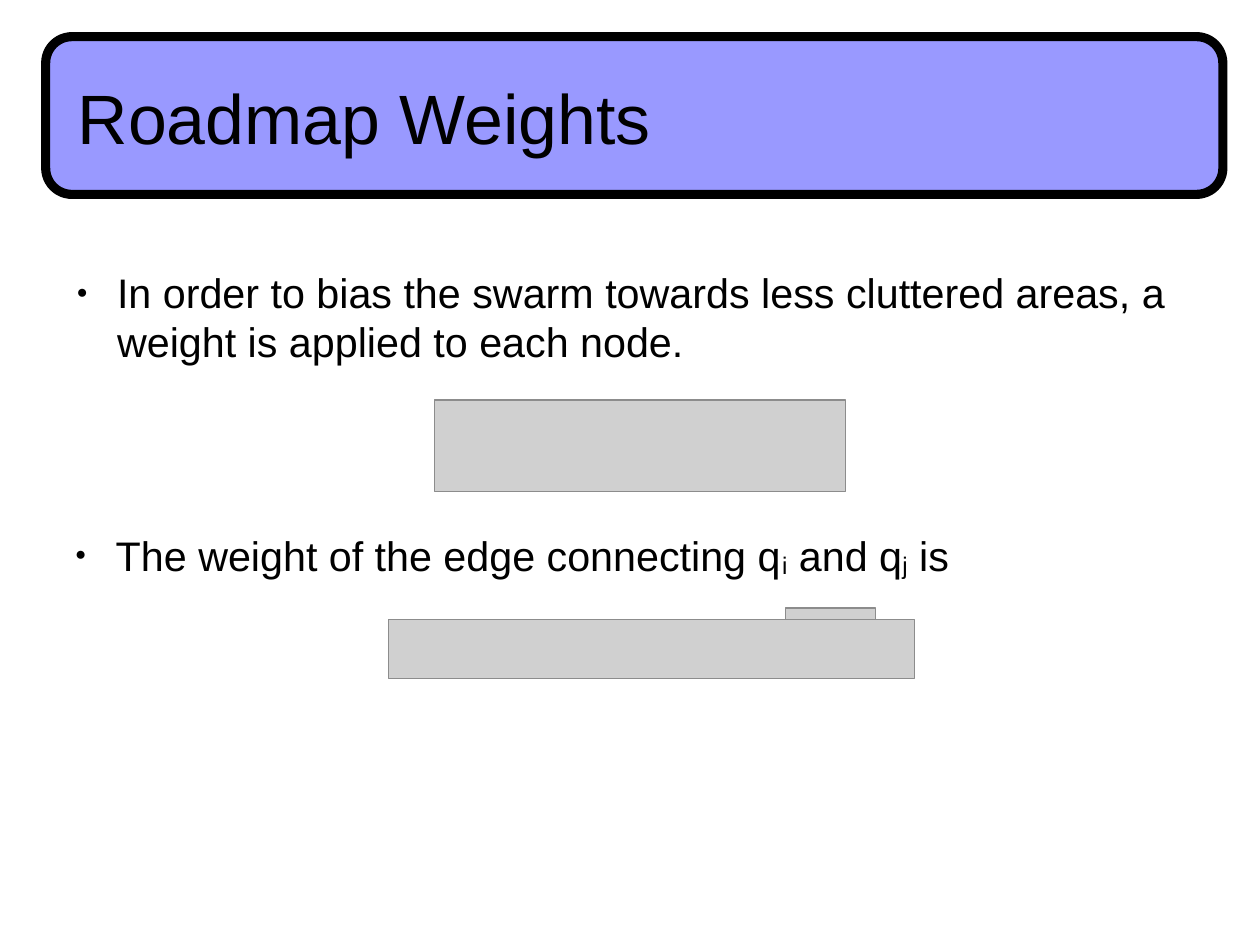
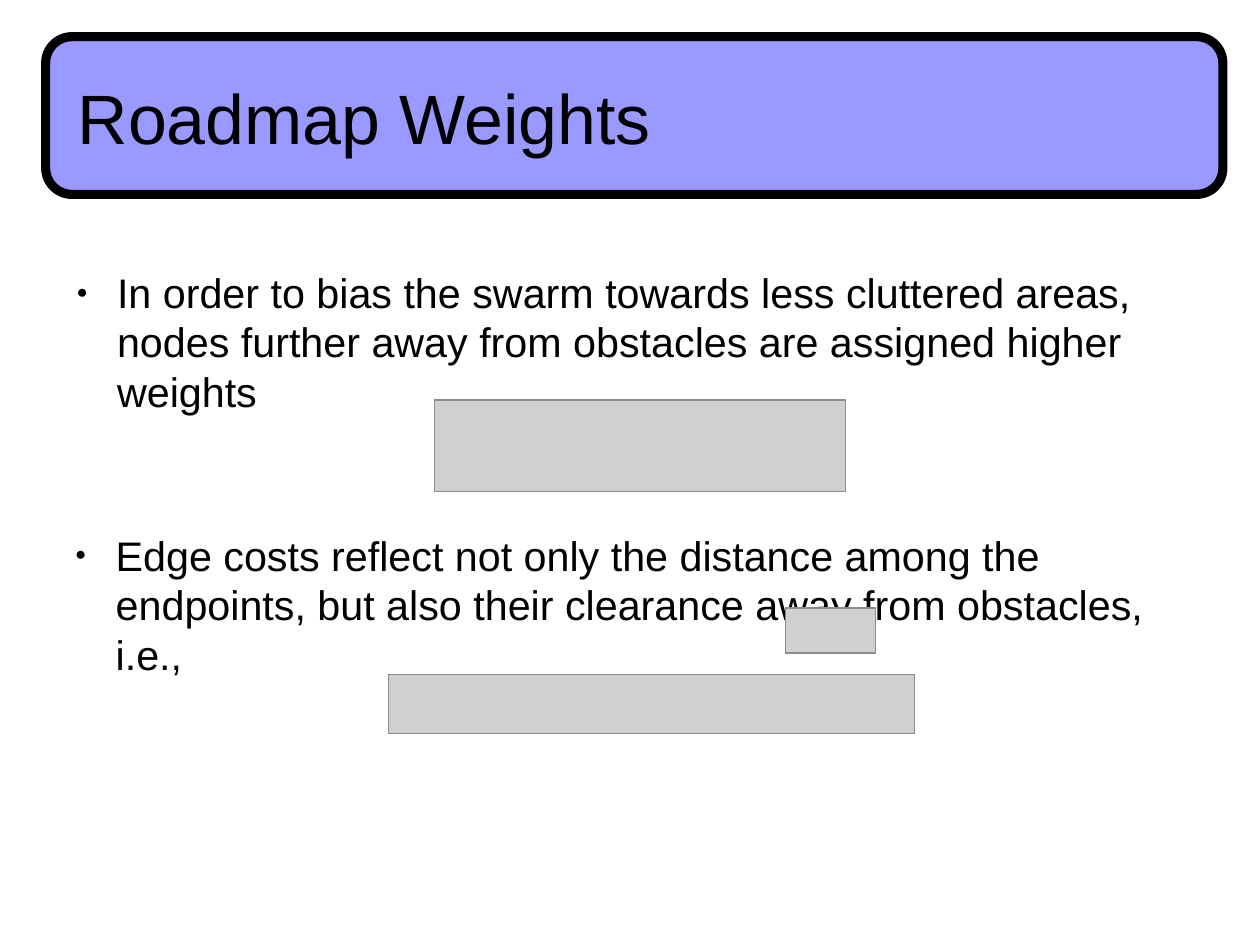
Before and after one commit to a20r/CRoPS, a slide deck: slide 11 of presentation/TalkTAROS2013.odp (slide 6 before the commit). Drawn at 1260x945 pixels with LibreOffice and Linux fonts; fonts in the diff are those of the drawing; grey boxes stand for pictures. Boxes give left, top, right and bottom in pixels: in the first picture for what was removed or moved away, otherwise in the second. Text is boxed around its words. In the diff, an @@ line names an element or a change of style, - is before the commit and + after.

```diff
--- a/presentation/TalkTAROS2013.odp
+++ b/presentation/TalkTAROS2013.odp
@@ text at (117,278,1131,415): text changed @@
-● In order to bias the swarm towards less cluttered areas, a weight is applied to each node.
+● In order to bias the swarm towards less cluttered areas, nodes further away from obstacles are assigned higher weights
@@ text at (116,541,1143,676): text changed @@
-● The weight of the edge connecting qi and qj is
+● Edge costs reflect not only the distance among the endpoints, but also their clearance away from obstacles, i.e.,
@@ picture: place and size @@
-picture at (389,620,915,679)
+picture at (389,675,915,734)
```
Also in this commit, not shown: 6 other slides changed, 6 slides added, 1 slide removed, 4 other files.
